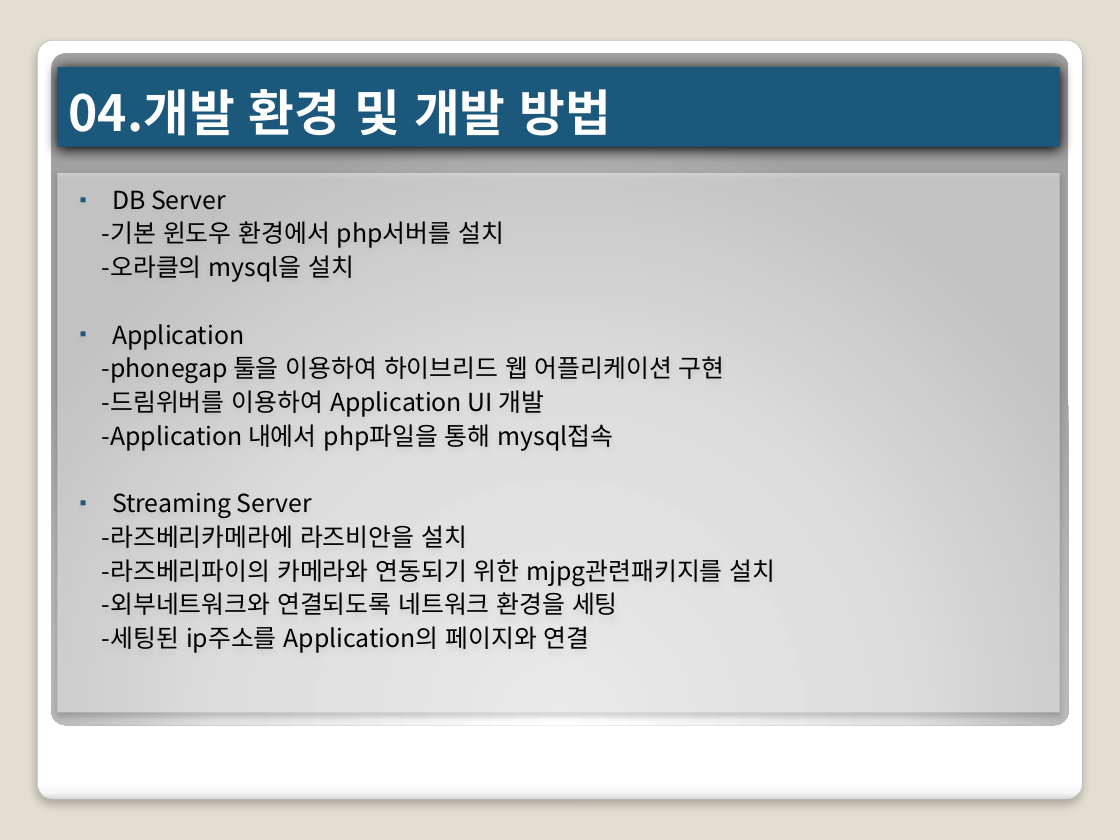
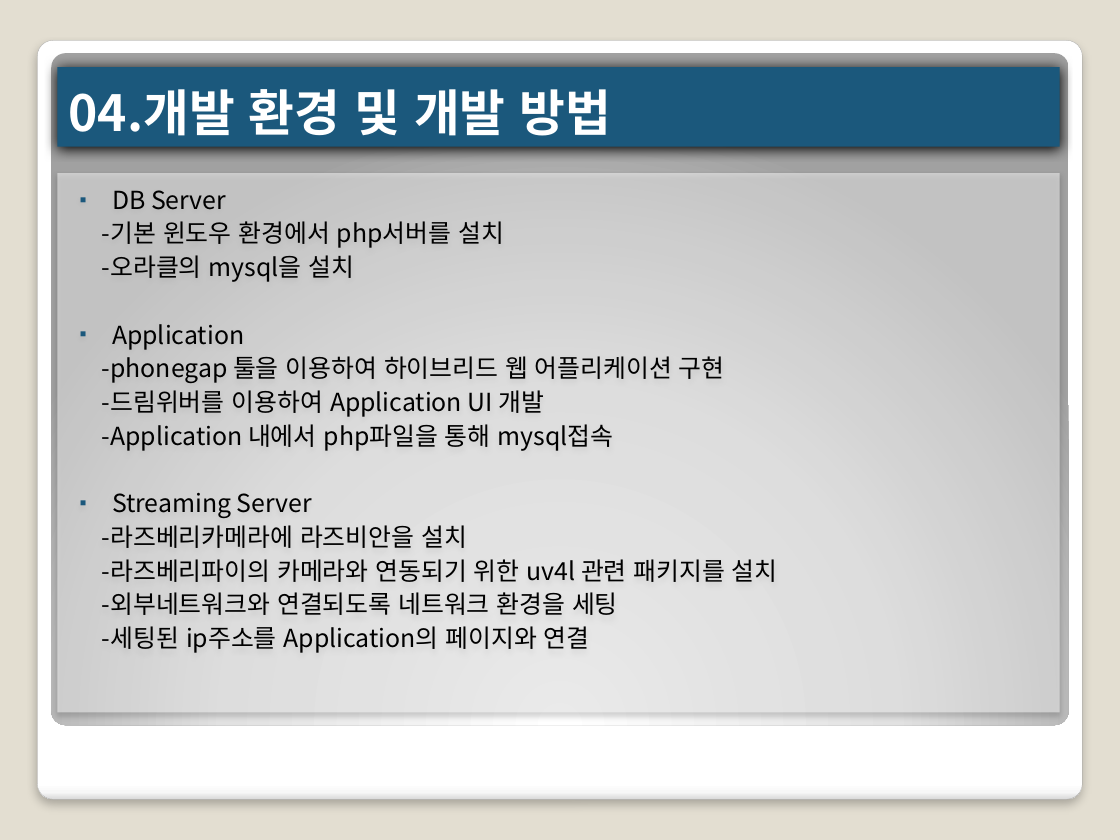
Before and after one commit to Kim-Gyunho/multi-design, a slide deck: slide 10 of 프로토타입 2-5(주민수, 김균호, 한훈영) .pptx. Drawn at 1120x840 pixels with LibreOffice and Linux fonts; fonts in the diff are those of the drawing. Boxes give left, top, right and bottom in pixels: in the first picture for what was removed or moved away, otherwise in the second. Text is boxed around its words. In the diff, an @@ line names an element or a change of style, - is before the commit and + after.

```diff
--- a/프로토타입 2-5(주민수, 김균호, 한훈영) .pptx
+++ b/프로토타입 2-5(주민수, 김균호, 한훈영) .pptx
@@ text at (x1=102, y1=559, x2=778, y2=582): text changed @@
--라즈베리파이의 카메라와 연동되기 위한 mjpg관련패키지를 설치
+-라즈베리파이의 카메라와 연동되기 위한 uv4l 관련 패키지를 설치
```
Also in this commit, not shown: 1 other slide changed, 1 other file.
